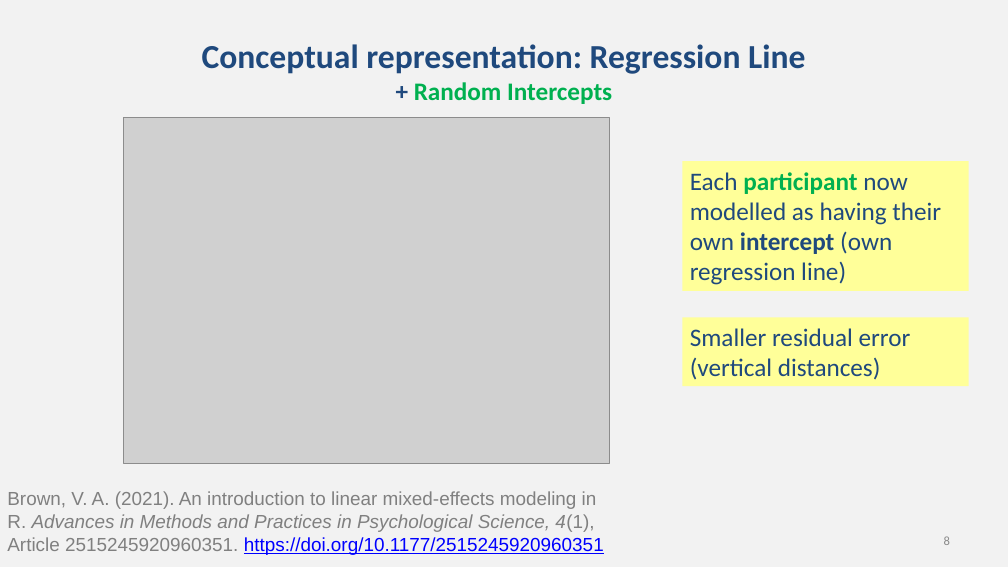
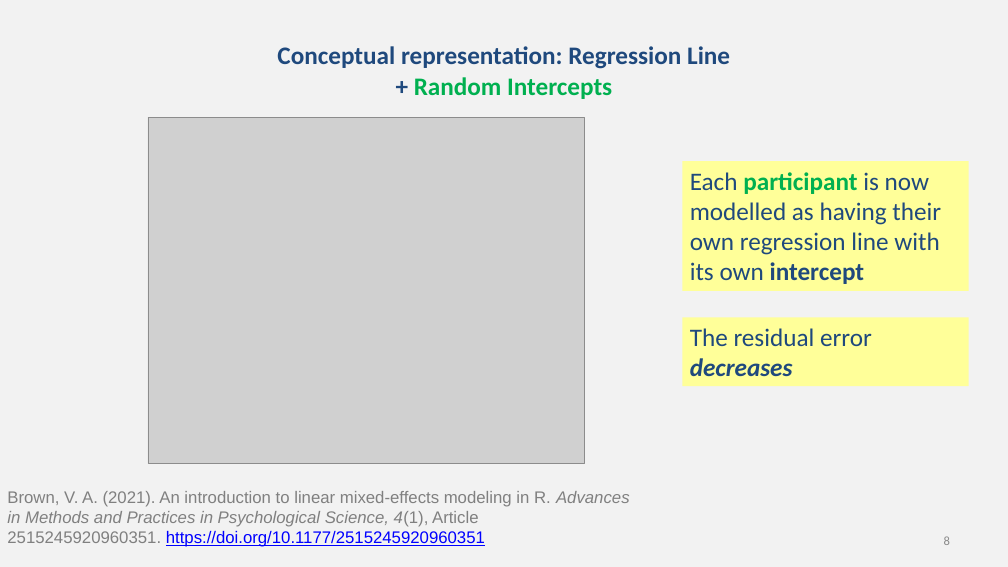
Before and after one commit to chrisjberry/datafluencyCB, a slide deck: slide 8 of docs/slides/PSYC761_L8_MixedModels.pptx. Drawn at 1008x567 pixels with LibreOffice and Linux fonts; fonts in the diff are those of the drawing; grey boxes stand for pictures. Boxes give left, top, right and bottom in pixels: in the first picture for what was removed or moved away, otherwise in the second. Text is boxed around its words. In the diff, an @@ line names an element or a change of style, - is before the commit and + after.

```diff
--- a/docs/slides/PSYC761_L8_MixedModels.pptx
+++ b/docs/slides/PSYC761_L8_MixedModels.pptx
@@ title "Conceptual representation: Regression Line + ..." at (277,46,730,99): size 32 to 24 pt in "Conceptual representation: Regression Line" @@
@@ picture: place and size @@
-picture at (124,117,609,464)
+picture at (148,117,585,464)
@@ text in rectangle at (690,172,941,284): text changed @@
-Each participant now modelled as having their own intercept (own regression line)
+Each participant is now modelled as having their own regression line with its own intercept
@@ text in rectangle at (690,328,872,376): text changed @@
-Smaller residual error (vertical distances)
+The residual error decreases
@@ text "Brown, V. A. (2021). An ..." at (7,491,630,547): size 18 to 16 pt @@
```
Also in this commit, not shown: 20 other slides changed.
